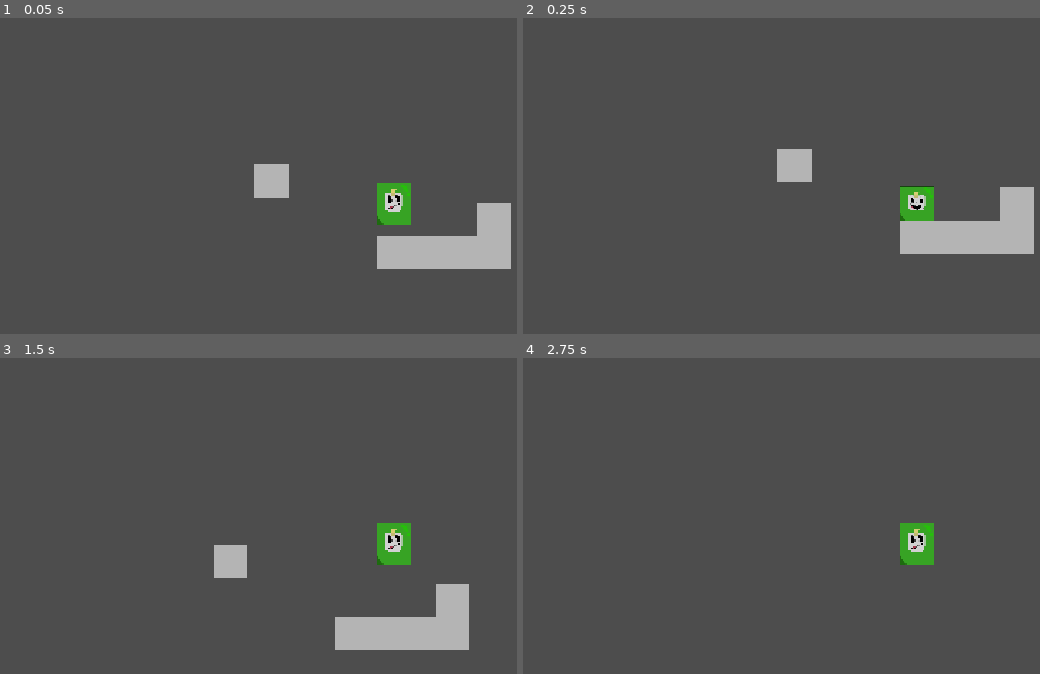
Above: before the commit, frames 1-4 (two rows, left to right).
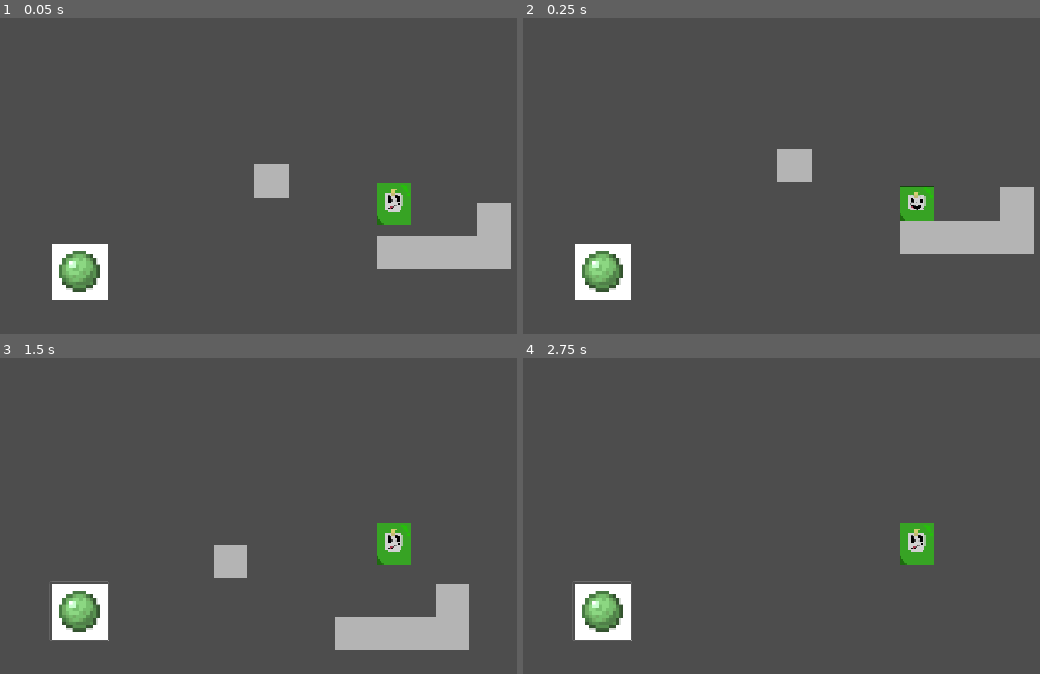
Above: after the commit, the same moments.

Repository: Tdem1/Haven-2026-Bounce-Back-Game-The-game
Game: Godot game, scene res://main.tscn
Same seed, same stepped clock (60 frames per second), same inputs: the game is played once before the commit and once after it.
Inputs (mouse positions are in pixels of both pictures, inside the frame that each line leads up to):
- Up to frame 1 (0.05 s): no input
- Up to frame 2 (0.25 s): no input
- Up to frame 3 (1.5 s): click (429, 576) at 0.52 s; tap Enter (ui_accept) at 1.25 s; hold Right (ui_right) from 1.28 s (still down)
- Up to frame 4 (2.75 s): keep holding Right (ui_right); tap Enter (ui_accept) at 1.52, 2.27 s

The runs differ from the first frame. In frame 1, 1.9% of the frame differs, in the area x 10-21%, y 71-90%; in frame 2, 1.9%; in frame 3, 1.9%, in the area x 9-22%, y 70-90%; in frame 4, 1.9%.

Commit message:
more

Diff:
--- /dev/null
+++ b/bounce-back-godot/button.gd
@@ -0,0 +1 @@
+extends Button
--- a/bounce-back-godot/main.tscn
+++ b/bounce-back-godot/main.tscn
@@ -4,6 +4,8 @@
 [ext_resource type="Script" uid="uid://b8e3wxbnsyyh7" path="res://player.gd" id="1_h2yge"]
 [ext_resource type="Texture2D" uid="uid://br858wtasriv6" path="res://images/stepping-stone.png" id="2_h2yge"]
 [ext_resource type="Texture2D" uid="uid://cbkmcpft6dnwj" path="res://images/pixil-frame-0.png" id="3_1bvp3"]
+[ext_resource type="Texture2D" uid="uid://cs3byun7k888i" path="res://images/resue symbol.png" id="5_7mycd"]
+[ext_resource type="Script" uid="uid://ct2wx3g8mxs0f" path="res://button.gd" id="6_272bh"]
 
 [sub_resource type="RectangleShape2D" id="RectangleShape2D_ohcbr"]
 size = Vector2(102.5, 101.5)
@@ -125,6 +127,24 @@
 [node name="Camera2D" type="Camera2D" parent="Player" unique_id=812836239]
 zoom = Vector2(0.5, 0.5)
 
+[node name="Control" type="Control" parent="Player/Camera2D" unique_id=1727006360]
+layout_mode = 3
+anchors_preset = 0
+offset_right = 40.0
+offset_bottom = 40.0
+
+[node name="rescure button" type="Button" parent="Player/Camera2D/Control" unique_id=909196143]
+layout_mode = 0
+offset_left = 10.0
+offset_top = 10.0
+offset_right = 178.0
+offset_bottom = 178.0
+offset_transform_enabled = true
+offset_transform_position = Vector2(-1000, 100)
+icon = ExtResource("5_7mycd")
+flat = true
+script = ExtResource("6_272bh")
+
 [node name="AnimatedSprite2D" type="AnimatedSprite2D" parent="Player" unique_id=1569110511]
 sprite_frames = SubResource("SpriteFrames_eae6q")
 animation = &"jump"
Not shown, added: bounce-back-godot/button.gd.uid
Binary file added: bounce-back-godot/images/RAM - very valuable.png
Not shown, added: bounce-back-godot/images/RAM - very valuable.png.import
Binary file added: bounce-back-godot/images/resue symbol.png
Not shown, added: bounce-back-godot/images/resue symbol.png.import
Not shown, removed: images/stepping_stone_block.pixil
